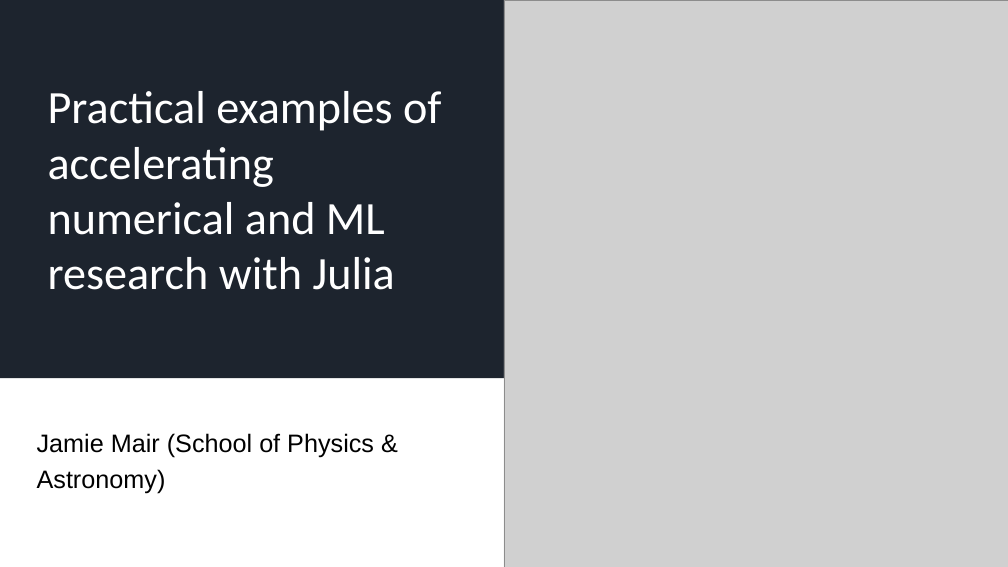
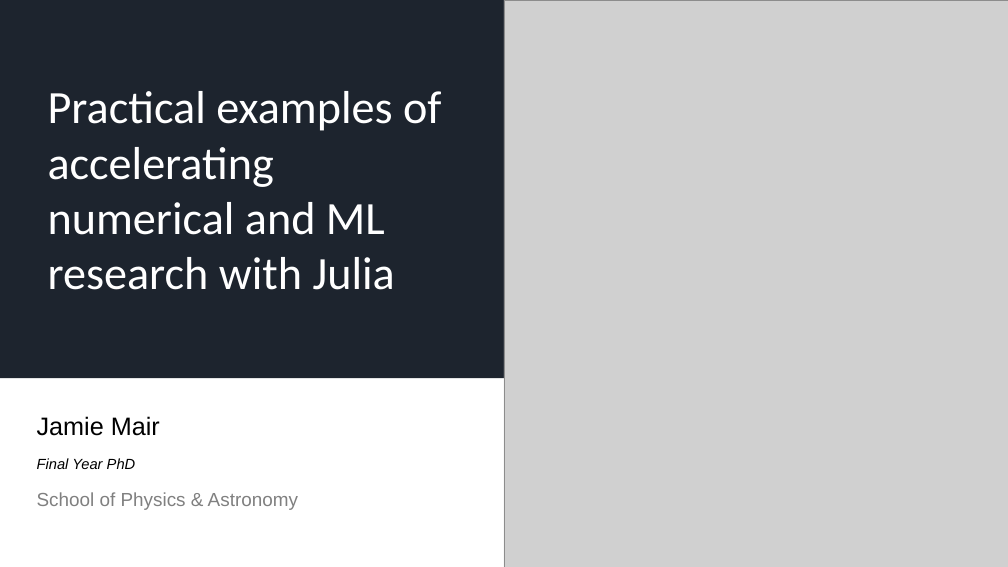
Before and after one commit to JamieMair/julia-for-research-with-hpc, a slide deck: slide 1 of Practical examples of accelerating numerical and ML research.pptx. Drawn at 1008x567 pixels with LibreOffice and Linux fonts; fonts in the diff are those of the drawing; grey boxes stand for pictures. Boxes give left, top, right and bottom in pixels: in the first picture for what was removed or moved away, otherwise in the second. Text is boxed around its words. In the diff, an @@ line names an element or a change of style, - is before the commit and + after.

```diff
--- a/Practical examples of accelerating numerical and ML research.pptx
+++ b/Practical examples of accelerating numerical and ML research.pptx
@@ subtitle at bbox=[37, 416, 298, 510]: text changed; size 24 to 18 pt; text colour #000000 to #808080 @@
-Jamie Mair (School of Physics & Astronomy)
+Jamie Mair
+Final Year PhD
+School of Physics & Astronomy
```
Also in this commit, not shown: 9 other slides changed, 2 slides added, 1 slide removed, 2 other files.
